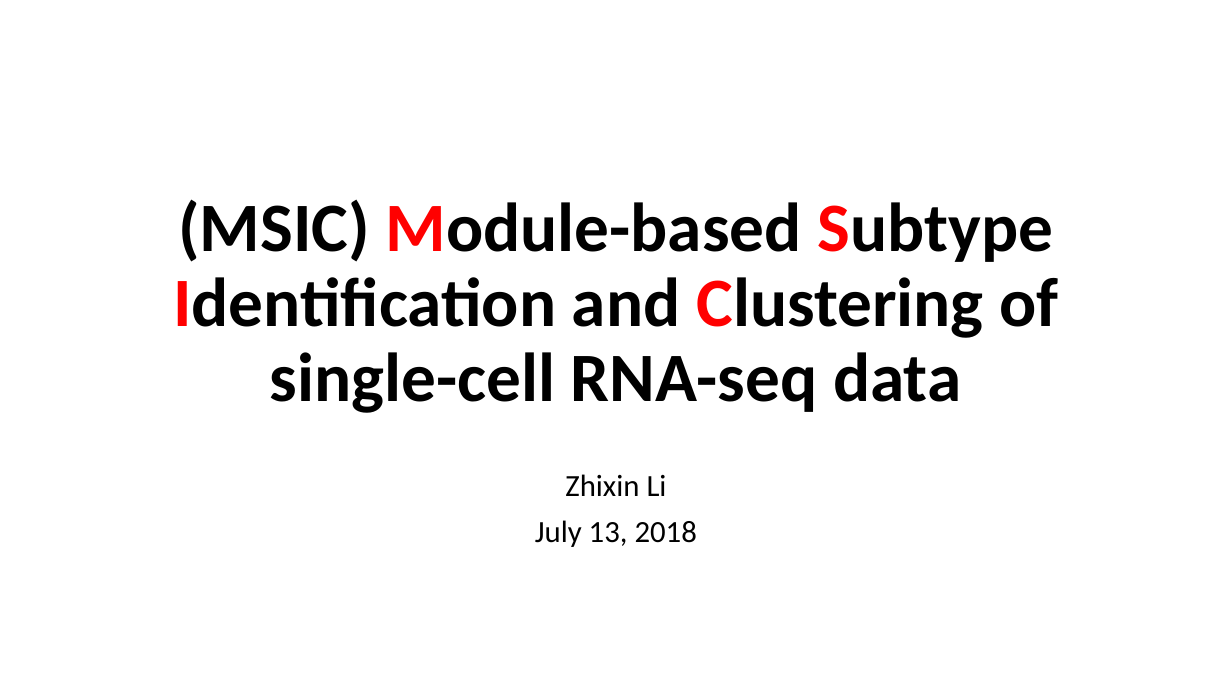
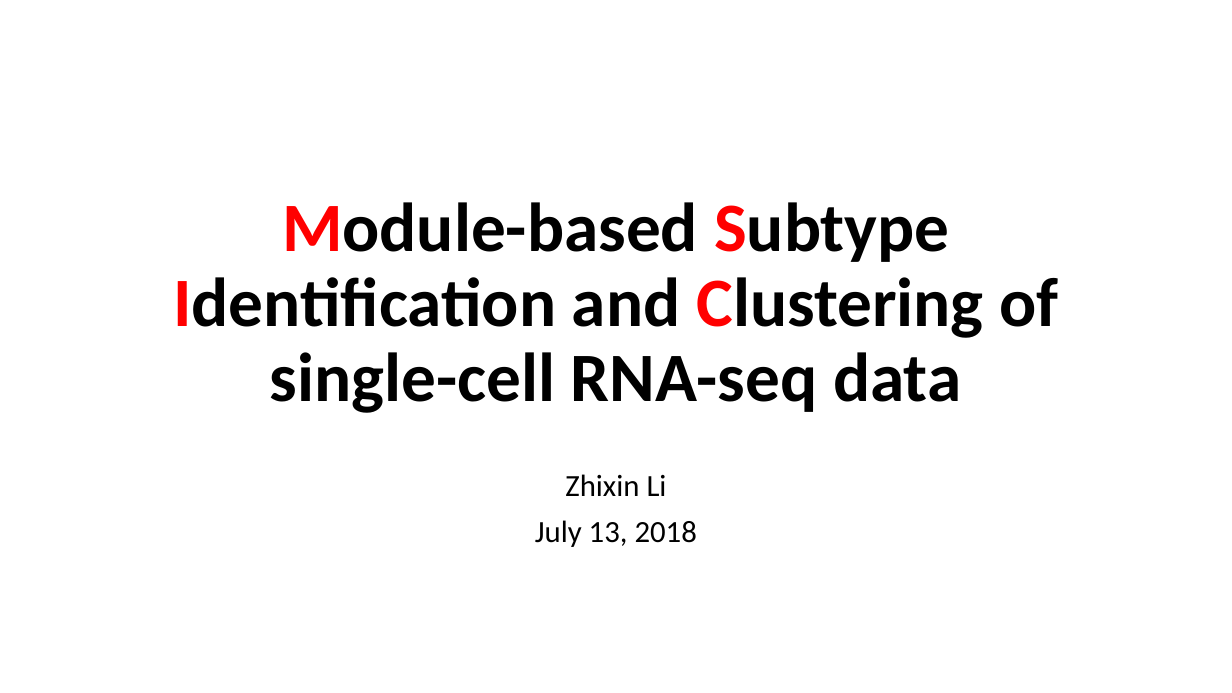
Before and after one commit to leezx/GBSI, a slide deck: slide 1 of MSIC.pptx. Drawn at 1232x693 pixels with LibreOffice and Linux fonts; fonts in the diff are those of the drawing. Boxes give left, top, right and bottom in pixels: in the first picture for what was removed or moved away, otherwise in the second. Text is boxed around its words. In the diff, an @@ line names an element or a change of style, - is before the commit and + after.

```diff
--- a/MSIC.pptx
+++ b/MSIC.pptx
@@ title at (x1=173, y1=202, x2=1058, y2=413): text changed @@
-(MSIC) Module-based Subtype Identification and Clustering of single-cell RNA-seq data
+Module-based Subtype Identification and Clustering of single-cell RNA-seq data
```
Also in this commit, not shown: 9 other slides changed, 1 slide added, 5 other files.
